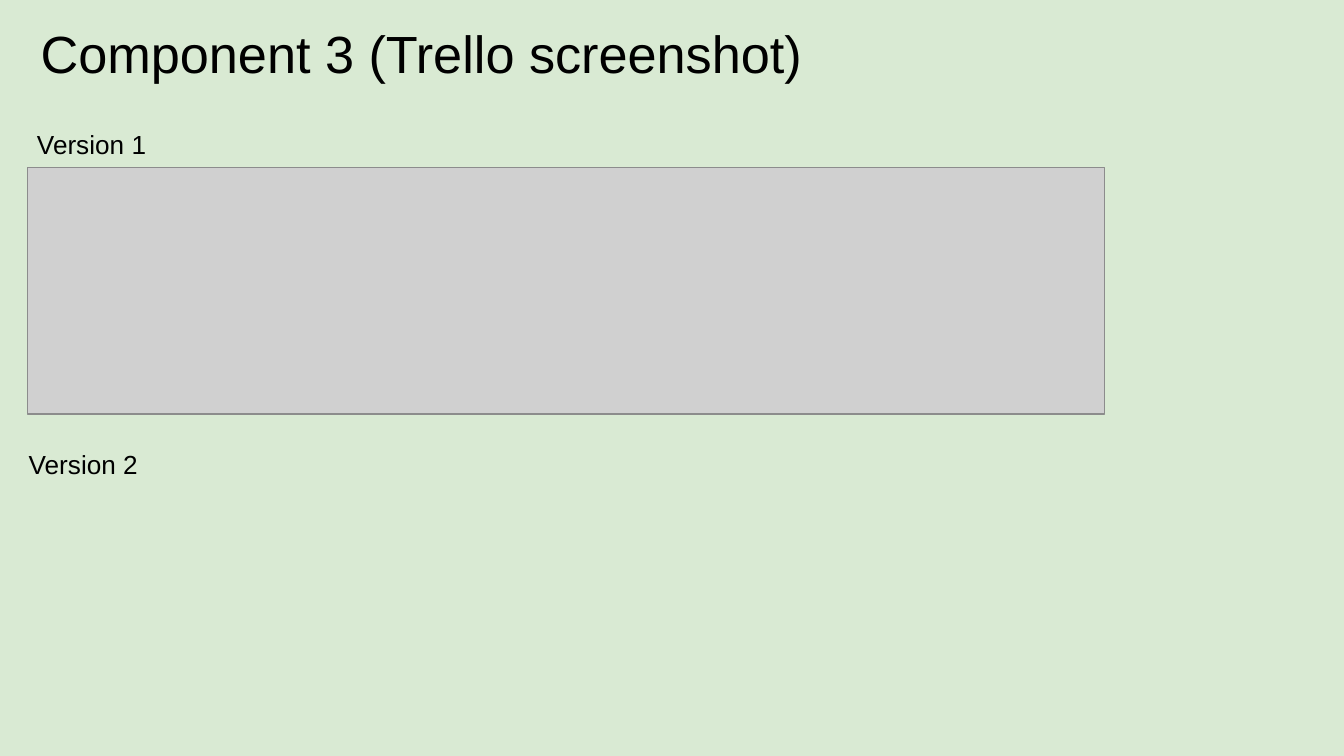
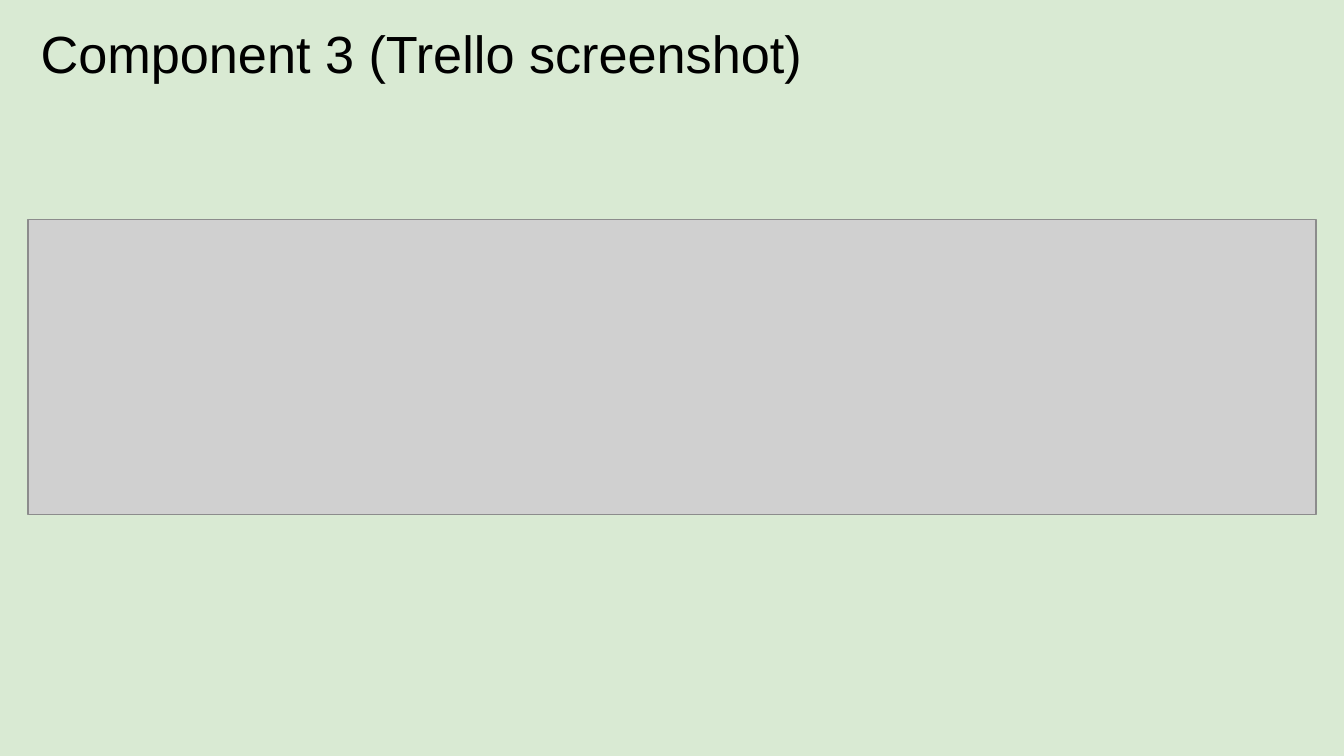
Before and after one commit to randombrunch/Pizza_Bot, a slide deck: slide 14 of 022_91893+_+91897+Documentation.pptx. Drawn at 1344x756 pixels with LibreOffice and Linux fonts; fonts in the diff are those of the drawing; grey boxes stand for pictures. Boxes give left, top, right and bottom in pixels: in the first picture for what was removed or moved away, otherwise in the second. Text is boxed around its words. In the diff, an @@ line names an element or a change of style, - is before the commit and + after.

```diff
--- a/022_91893+_+91897+Documentation.pptx
+++ b/022_91893+_+91897+Documentation.pptx
@@ text removed at box(37, 135, 147, 155) @@
-Version 1
@@ picture: place and size @@
-picture at box(27, 167, 1105, 414)
+picture at box(28, 219, 1316, 513)
@@ text removed at box(29, 455, 138, 475) @@
-Version 2
```
Also in this commit, not shown: 2 slides added, 2 other files.
